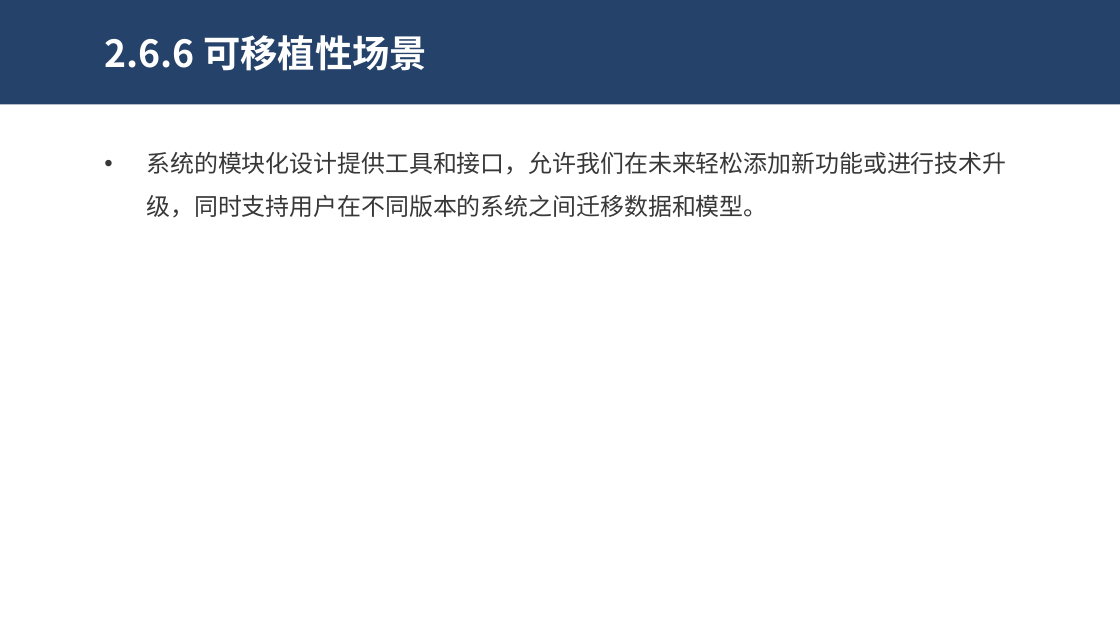
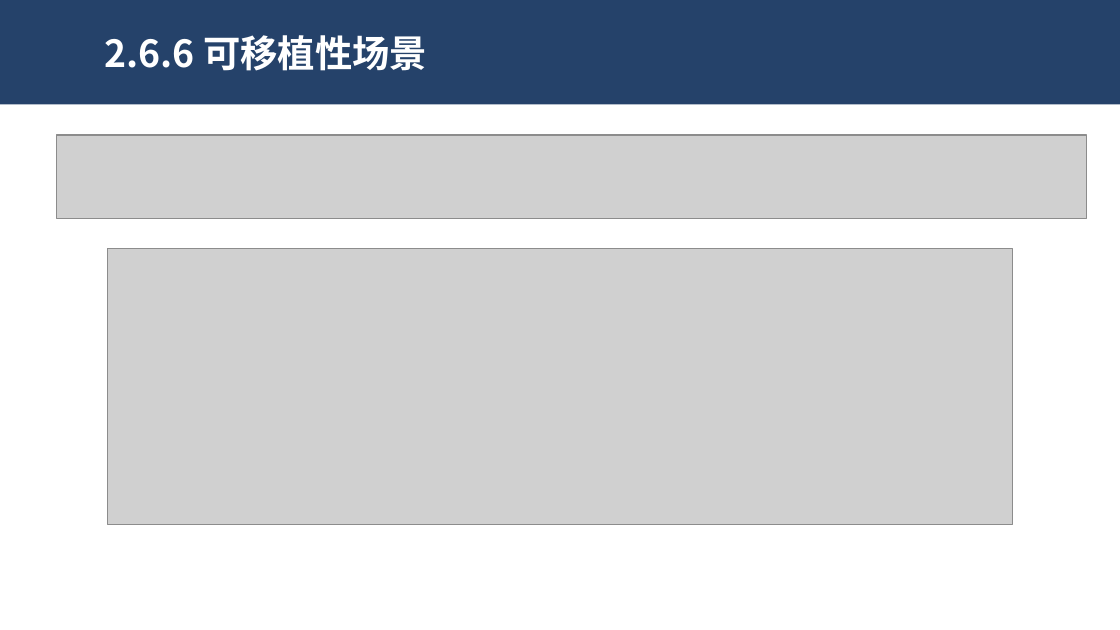
Before and after one commit to dekrt/SoftwareArchitecture, a slide deck: slide 35 of 架构设计-ArchitectureDesign/ArchitectureDesign.pptx (slide 30 before the commit). Drawn at 1120x630 pixels with LibreOffice and Linux fonts; fonts in the diff are those of the drawing; grey boxes stand for pictures. Boxes give left, top, right and bottom in pixels: in the first picture for what was removed or moved away, otherwise in the second. Text is boxed around its words. In the diff, an @@ line names an element or a change of style, - is before the commit and + after.

```diff
--- a/架构设计-ArchitectureDesign/ArchitectureDesign.pptx
+++ b/架构设计-ArchitectureDesign/ArchitectureDesign.pptx
@@ picture added at (56, 136, 1086, 218) @@
@@ text removed at (146, 152, 1006, 217) @@
-• 系统的模块化设计提供工具和接口，允许我们在未来轻松添加新功能或进行技术升级，同时支持用户在不同版本的系统之间迁移数据和模型。
@@ picture added at (108, 249, 1012, 524) @@
```
Also in this commit, not shown: 8 other slides changed, 5 slides added, 1 slide removed, 3 other files.
